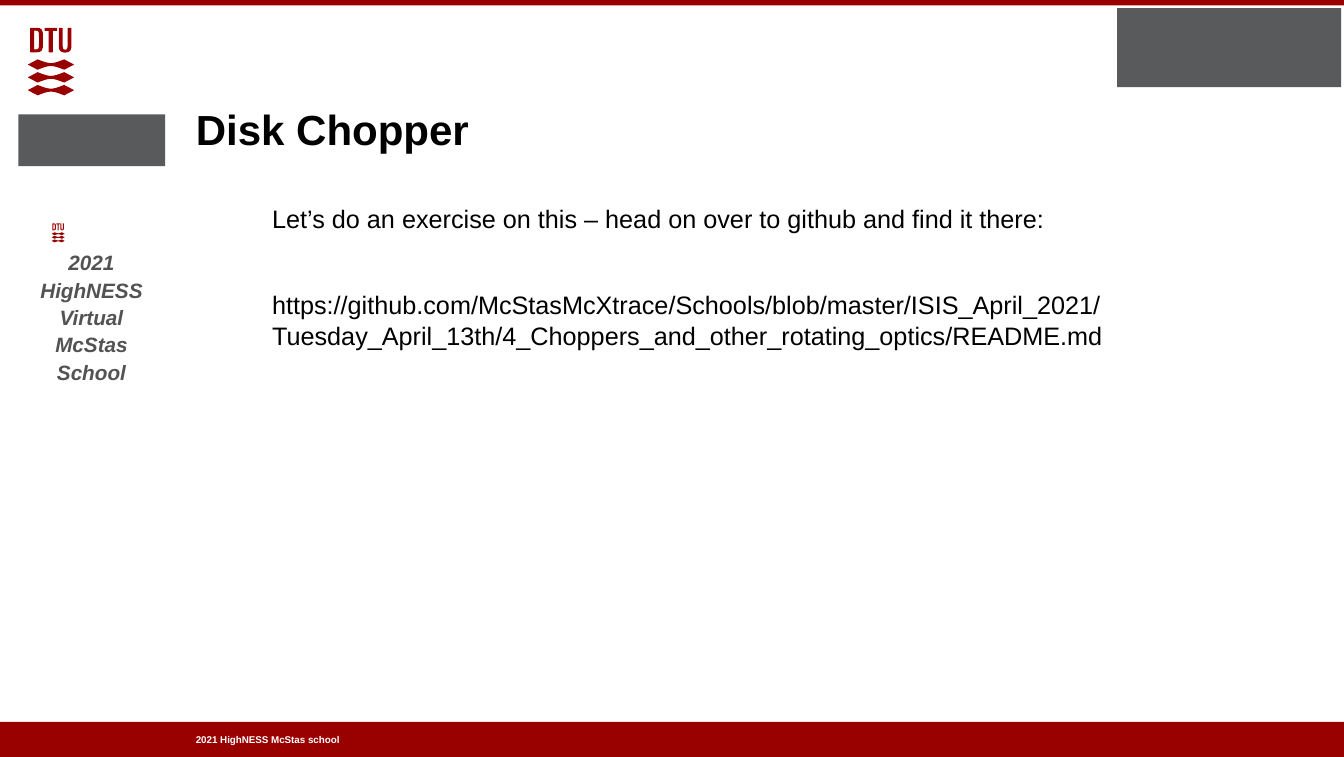
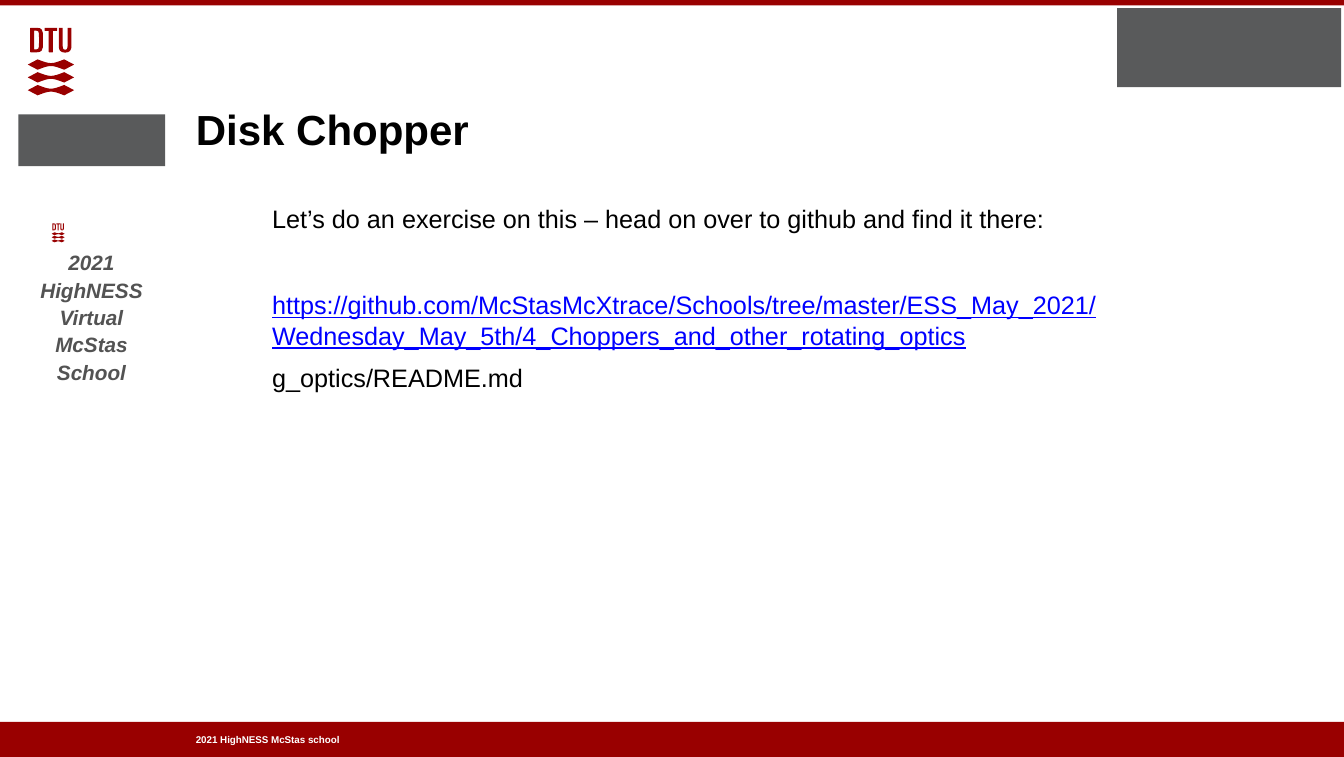
Before and after one commit to McStasMcXtrace/Schools, a slide deck: slide 9 of ESS_May_2021/Wednesday_May_5th/4_Choppers_and_other_rotating_optics/Choppers_and_other_rotating_optics.pptx. Drawn at 1344x757 pixels with LibreOffice and Linux fonts; fonts in the diff are those of the drawing; background and template pictures are left out. Boxes give left, top, right and bottom in pixels: in the first picture for what was removed or moved away, otherwise in the second. Text is boxed around its words. In the diff, an @@ line names an element or a change of style, - is before the commit and + after.

```diff
--- a/ESS_May_2021/Wednesday_May_5th/4_Choppers_and_other_rotating_optics/Choppers_and_other_rotating_optics.pptx
+++ b/ESS_May_2021/Wednesday_May_5th/4_Choppers_and_other_rotating_optics/Choppers_and_other_rotating_optics.pptx
@@ text at (272,295,1096,393): text changed; text colour #000000 to #0000FF @@
-https://github.com/McStasMcXtrace/Schools/blob/master/ISIS_April_2021/Tuesday_April_13th/4_Choppers_and_other_rotating_optics/README.md
+https://github.com/McStasMcXtrace/Schools/tree/master/ESS_May_2021/Wednesday_May_5th/4_Choppers_and_other_rotating_optics
+g_optics/README.md
```
Also in this commit, not shown: 1 other file.
